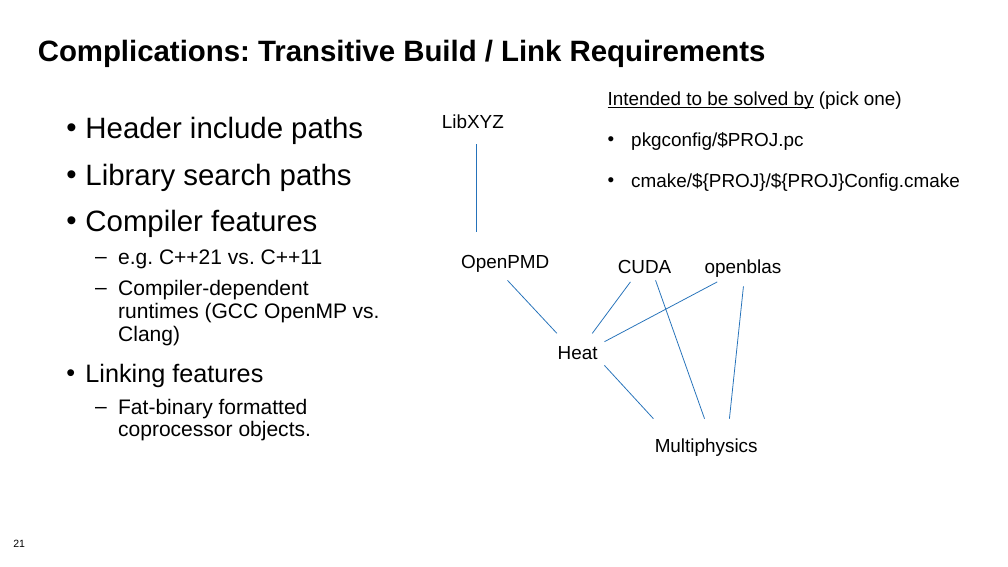
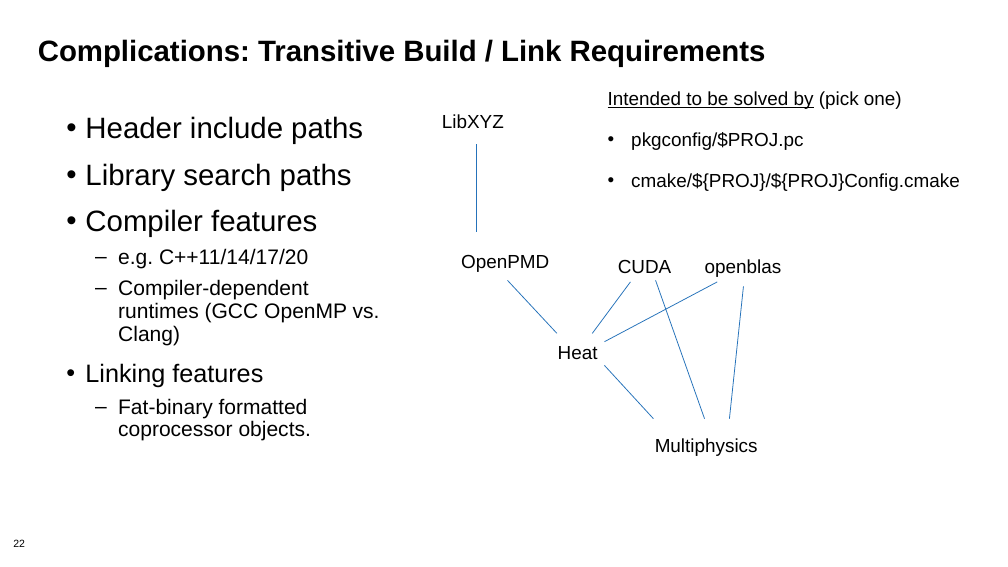
Before and after one commit to bssw-tutorial/presentations, a slide deck: slide 22 of packaging.pptx (slide 21 before the commit). Drawn at 1008x567 pixels with LibreOffice and Linux fonts; fonts in the diff are those of the drawing; background and template pictures are left out. Boxes give left, top, right and bottom in pixels: in the first picture for what was removed or moved away, otherwise in the second. Text is boxed around its words. In the diff, an @@ line names an element or a change of style, - is before the commit and + after.

```diff
--- a/packaging.pptx
+++ b/packaging.pptx
@@ text at [118,248,308,269]: text changed @@
-  – e.g. C++21 vs. C++11
+  – e.g. C++11/14/17/20
@@ page number at [13,539,25,547]: text changed @@
-21
+22
```
Also in this commit, not shown: 28 other slides changed, 22 slides added.
